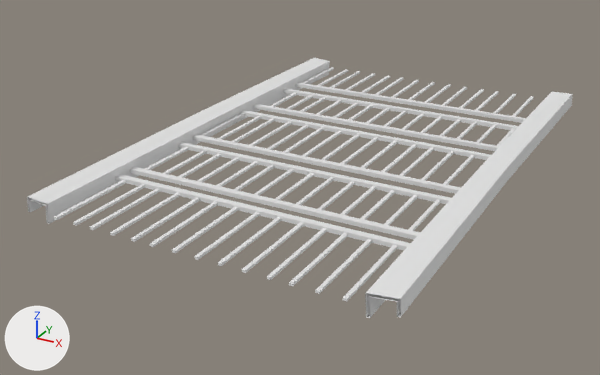
One commit to the FBX model Assets/03 Assets/3D Models/Storage_Shelf_1m_B.fbx: the scene before it, then after it.
One viewpoint serves both versions: a 50 mm lens placed at (3.07, -2.71, 2.47), pointed at (1.7, -0.21, 1.22). Every picture has the same lights, and +X, +Y and +Z are marked at lower left. The first picture is the older version. Where no turn or scale is listed for an object, it has been applied to the vertices.

Script lines for the objects in view, before the commit:
```python
me_cube_006 = bpy.data.meshes.new('Cube.006')
me_cube_006.from_pydata(...)  # 696 vertices, 516 faces; spans x -0.65..0.63, y -0.97..0.97, z -0.03..0.05
me_cube_006.materials.append(mat_metall)  # white #e7e7e7
ob_storage_shelf_1m_b = bpy.data.objects.new('Storage_Shelf_1m_B', me_cube_006)
ob_storage_shelf_1m_b.location = (1.81, -0.076, 1.348)
```
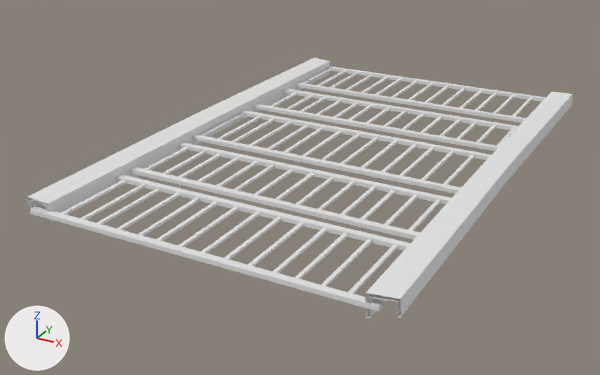
What the commit changed:
me_cube_006 is used by ob_storage_shelf_1m_b; location (1.81, -0.076, 1.348).
me_cube_006 had 696 vertices, 516 faces and spanned x -0.65..0.63, y -0.97..0.97, z -0.03..0.05.
me_cube_006 now has 712 vertices, 528 faces and spans x -0.65..0.63, y -0.98..0.97, z -0.03..0.05.
me_cube_006 part 1: the loose piece of 8 vertices spanning x -0.62..0.58, y -0.64..-0.61, z 0.0..0.02 is copied, and the copy is moved by (0.0, -0.33, 0.0); it spans x -0.62..0.58, y -0.98..-0.95, z 0.0..0.02.
me_cube_006 part 2: the loose piece of 8 vertices spanning x -0.62..0.58, y 0.62..0.65, z 0.0..0.02 is copied, and the copy is moved by (0.0, 0.32, 0.0); it spans x -0.62..0.58, y 0.94..0.97, z 0.0..0.02.

Boxes [x1, y1, x2, y2] around the edits, measured in the pictures (600 x 375 px):
part 1 of me_cube_006, added: after [30, 206, 384, 312]
part 2 of me_cube_006, added: after [327, 66, 546, 102]
